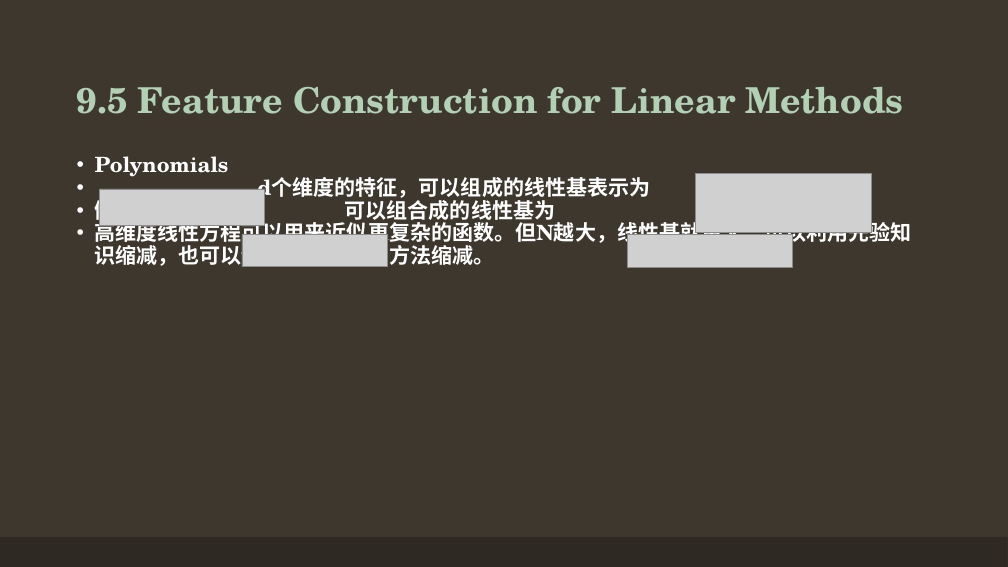
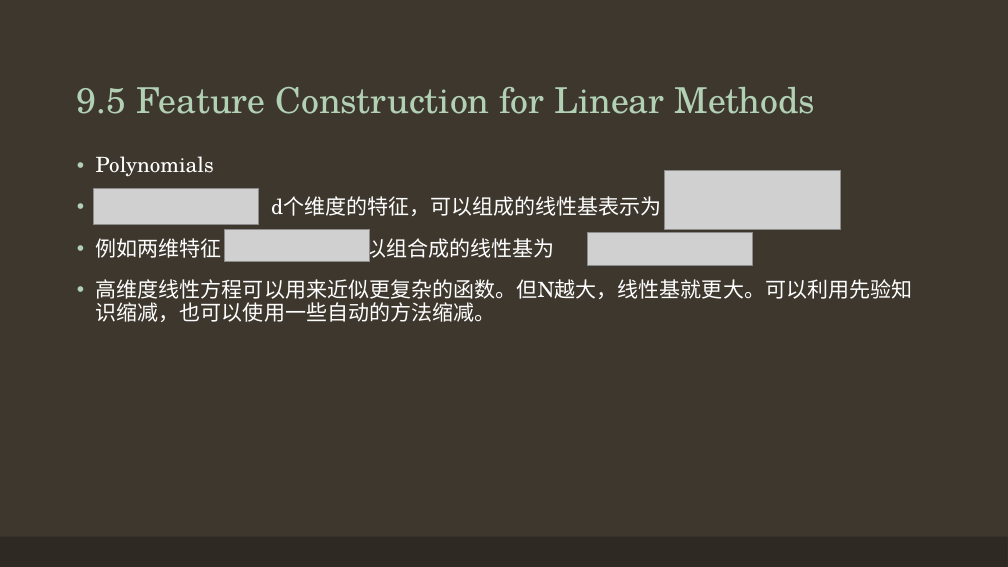
Before and after one commit to Seraphli/RLAIExercise, a slide deck: slide 4 of Chapter 9.pptx. Drawn at 1008x567 pixels with LibreOffice and Linux fonts; fonts in the diff are those of the drawing; grey boxes stand for pictures. Boxes give left, top, right and bottom in pixels: in the first picture for what was removed or moved away, otherwise in the second. Text is boxed around its words. In the diff, an @@ line names an element or a change of style, - is before the commit and + after.

```diff
--- a/Chapter 9.pptx
+++ b/Chapter 9.pptx
@@ title "9.5 Feature Construction for Linear ..." at [77,87,815,114]: bold off @@
@@ text "Polynomials" at [96,156,913,322]: bold off; indent changed; more space between paragraphs @@
@@ picture: place and size @@
-picture at [696,174,871,233]
+picture at [665,170,840,229]
@@ picture: place and size @@
-picture at [99,189,265,225]
+picture at [93,188,259,225]
@@ picture: place and size @@
-picture at [242,234,388,267]
+picture at [225,230,371,262]
@@ picture: place and size @@
-picture at [628,234,792,268]
+picture at [588,232,752,265]
```
Also in this commit, not shown: 11 other slides changed, 10 slides added, 7 slides removed, 3 other files.
